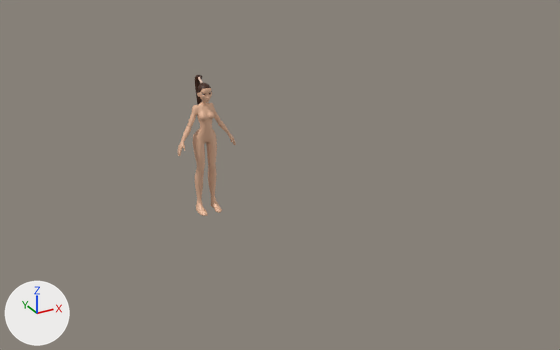
The Blender file Ash/Blender files/3D assets.blend, before and after one commit.
One viewpoint serves both versions: a 50 mm camera at (-4.68, -8.5, 4.54) aimed at (-0.21, -0.36, 0.47). Every picture has the same lights, and +X, +Y and +Z are marked at lower left. The same objects are shown in both versions, whatever each file hides.

The first picture shows 'Body', 'Ponytail', 'Scalp'.
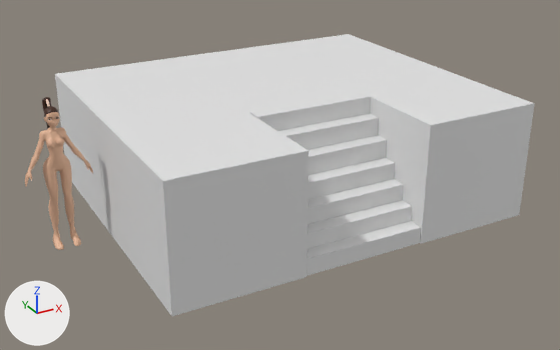
Pixel boxes [x1, y1, x2, y2] of what changed, in the pictures (560 x 350 px):
'Cube_low', added: after [55, 34, 535, 316]
'Body', moved: before [178, 88, 236, 216]; after [25, 112, 93, 250]
'Ponytail', moved: before [195, 75, 203, 105]; after [42, 97, 51, 129]
'Scalp', moved: before [198, 83, 211, 93]; after [44, 106, 58, 116]

Edits to the bpy script that builds the scene:
```text
Add mat_material_002:
    mat_material_002 = principled_material('Material.002')
    mat_material_002.base_color = (0.8, 0.8, 0.8)  # white #e7e7e7
Add me_cube_014:
    me_cube_014.from_pydata(...)  # 118 vertices, 114 faces; spans x -2.41..2.41, y -2.06..2.06, z 0.0..1.53
    me_cube_014.materials.append(mat_material_002)  # white #e7e7e7
Change ob_body:
    ob_body.location: (-1.075, 0.0, 0.0) -> (-2.948, 0.0, 0.0)
Change ob_scalp:
    ob_scalp.location: (-1.075, 0.0, 0.0) -> (-2.948, 0.0, 0.0)
Change ob_ponytail:
    ob_ponytail.location: (-1.075, 0.0, 0.0) -> (-2.948, 0.0, 0.0)
Add ob_cube_low:
    ob_cube_low = bpy.data.objects.new('Cube_low', me_cube_014)
    ob_cube_low.location = (0.0, 0.0, 0.0)
```
